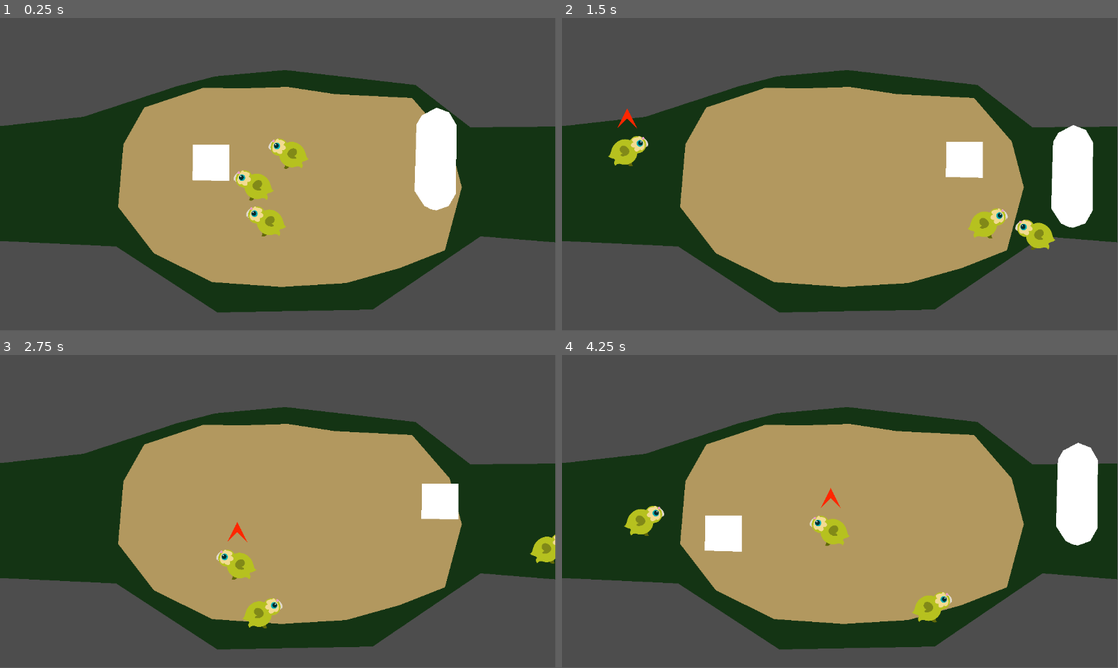
Above: before the commit, frames 1-4 (two rows, left to right).
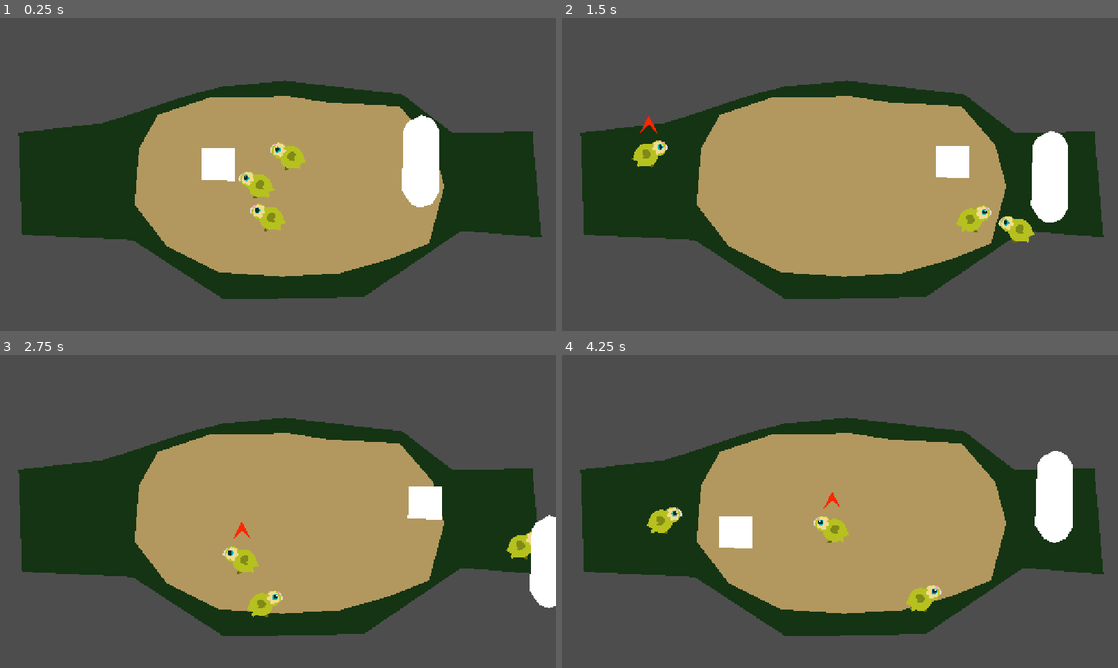
Above: after the commit, the same moments.

Repository: marcovicci/kakapogame
Game: Godot game, scene res://old_kakapo_scene.tscn
The game is run twice, just before and just after one commit, with the same random seed, the same clock (stepped at 60 frames per second) and the same inputs. Before the commit the project starts from res://node_2d.tscn.
Inputs (mouse positions are in pixels of both pictures, inside the frame that each line leads up to):
- Up to frame 1 (0.25 s): no input
- Up to frame 2 (1.5 s): move the mouse to (962, 158) at 0.52 s; hold Right (ui_right) 0.53-1.28 s; hold Z (whistle) 0.53-1.28 s; tap X (target) at 0.6 s; move the mouse to (728, 190) at 1.27 s; hold Down (ui_down) from 1.28 s (still down); tap Z (whistle) at 1.35 s
- Up to frame 3 (2.75 s): tap X (target) at 1.55, 2.1 s; move the mouse to (333, 442) at 2.02 s; release Down (ui_down) at 2.03 s; hold Right (ui_right) from 2.03 s (still down); hold Z (whistle) from 2.03 s (still down)
- Up to frame 4 (4.25 s): move the mouse to (812, 574) at 2.77 s; release Right (ui_right) at 2.78 s; release Z (whistle) at 2.78 s; hold Up (ui_up) 2.78-3.53 s; tap Z (whistle) at 2.85 s; tap X (target) at 3.05, 3.6 s; move the mouse to (1006, 558) at 3.52 s; hold Left (ui_left) from 3.53 s (still down); hold Z (whistle) from 3.53 s (still down)
In our replay, the window is 799x449 before the commit and 800x450 after it. These sizes can differ from the game's own. Grey fills any space a smaller window leaves; there, only what the larger window draws over its background counts as a difference.

The runs differ from the first frame. In frame 1, 17% of the frame differs, in the area x 0-100%, y 16-94%; in frame 2, 20%; in frame 3, 18%; in frame 4, 20%.

Commit message:
Building a new scene, returning to point-and-click roots :) New Camera_Target object; can be linked to a "Movement Button" object which tweens the camera to the target's location

Diff:
--- /dev/null
+++ b/Camera_Tweening.gd
@@ -0,0 +1,15 @@
+extends Camera2D
+
+@export var Camera_Target : Vector2
+@export var Lerp_Speed : float
+@export var Zoom_Level : Vector2
+
+func _process(delta):
+	if (self.position != Camera_Target):
+		self.position = self.position.lerp(Camera_Target, Lerp_Speed)
+	if (self.zoom != Zoom_Level):
+		self.zoom = self.zoom.lerp(Zoom_Level, Lerp_Speed)
+
+func update_target(node, zoomlevel):
+	Camera_Target = node.position
+	Zoom_Level = zoomlevel
--- /dev/null
+++ b/arrow_button.gd
@@ -0,0 +1,7 @@
+extends Button
+
+@export var Camera_Target : Node2D
+
+func _on_button_down():
+	Camera_Target.activate()
+	print(Camera_Target)
--- /dev/null
+++ b/camera_target.gd
@@ -0,0 +1,11 @@
+extends Node2D
+
+@export var Zoom_Level : float
+@export var Camera : Camera2D
+var Zoom_Level_Vector : Vector2
+
+func _ready():
+	Zoom_Level_Vector = Vector2(Zoom_Level,Zoom_Level)
+
+func activate():
+	Camera.update_target(self,Zoom_Level_Vector)
--- /dev/null
+++ b/camera_target.tscn
@@ -0,0 +1,7 @@
+[gd_scene load_steps=2 format=3 uid="uid://fb0i8co3wche"]
+
+[ext_resource type="Script" uid="uid://dmfocm8kjbcxs" path="res://camera_target.gd" id="1_05cio"]
+
+[node name="Camera_Target" type="Node2D" node_paths=PackedStringArray("Camera")]
+script = ExtResource("1_05cio")
+Camera = NodePath("")
--- a/dog.gd
+++ b/dog.gd
@@ -37,8 +37,10 @@
 				navigation_agent.set_target_position(destination)
 			dog_state.CHASING:
 				print("Chasing");
+				# TODO : Get position of target kakapo and head towards it
 			dog_state.GUARDING:
 				print("Guarding");
+				# Circling around the player
 
 	# Do not query when the map has never synchronized and is empty.
 	if NavigationServer2D.map_get_iteration_id(navigation_agent.get_navigation_map()) == 0:
--- a/kakapo.gd
+++ b/kakapo.gd
@@ -7,6 +7,8 @@
 	FREEZE,
 	EATING,
 	FLEEING,
+	CHASED,
+	TAME,
 }
 
 @export_category("Stats")
@@ -44,8 +46,14 @@
 				moving = false;
 			kakapo_state.FLEEING:
 				print("Fleeing");
-				# TODO : Find player position, run a line between kakapo and player positon, and reverse it to run away
-
+				# TODO : Find player position, run a line between kakapo and player positon, and reverse it to run away?
+				# OR : Find hiding spots around the map, find which one is closer to kakapo and farther from player?
+			kakapo_state.CHASED:
+				print("Chased");
+				# TODO Get barked at! Move away from dog's position.
+			kakapo_state.TAME:
+				print("Tame");
+				# Moving slowly when they get near you, will stay peacefully near in certain radius
 	# Do not query when the map has never synchronized and is empty.
 	if NavigationServer2D.map_get_iteration_id(navigation_agent.get_navigation_map()) == 0:
 		return
--- /dev/null
+++ b/materials/Scaled_Asset.gd
@@ -0,0 +1,18 @@
+extends Sprite2D
+
+@onready var viewportWidth = get_tree().root.size.x
+@onready var viewportHeight = get_tree().root.size.y
+
+@onready var assetScale = viewportWidth / self.texture.get_size().x
+
+func _ready() -> void:
+	self.set_position(Vector2(viewportWidth/2, viewportHeight/2))
+	self.set_scale(Vector2(assetScale, assetScale))
+	get_tree().get_root().size_changed.connect(updateSize)
+
+func updateSize():
+	viewportWidth = get_tree().root.size.x
+	viewportHeight = get_tree().root.size.y
+	assetScale = viewportWidth / self.texture.get_size().x
+	self.set_position(Vector2(viewportWidth/2, viewportHeight/2))
+	self.set_scale(Vector2(assetScale, assetScale))
--- /dev/null
+++ b/materials/blur.gdshader
@@ -0,0 +1,10 @@
+shader_type canvas_item;
+
+uniform float blur_amount : hint_range(0.0, 8.0) = 2.0;
+
+uniform sampler2D screen_texture : hint_screen_texture, filter_linear_mipmap;
+
+void fragment() {
+	vec4 color = textureLod(screen_texture, SCREEN_UV, blur_amount);
+	COLOR = color;
+}
--- /dev/null
+++ b/materials/blur.tres
@@ -0,0 +1,7 @@
+[gd_resource type="ShaderMaterial" load_steps=2 format=3 uid="uid://4l6kixg8mguk"]
+
+[ext_resource type="Shader" uid="uid://cefexlj072i3i" path="res://materials/blur.gdshader" id="1_nrgi3"]
+
+[resource]
+shader = ExtResource("1_nrgi3")
+shader_parameter/blur_amount = 2.0
--- /dev/null
+++ b/moose.tscn
@@ -0,0 +1,18 @@
+[gd_scene load_steps=3 format=3 uid="uid://ctxh7eso2bhnl"]
+
+[ext_resource type="Script" uid="uid://dsqure1im707a" path="res://character_body_2d.gd" id="1_m65lv"]
+
+[sub_resource type="CircleShape2D" id="CircleShape2D_0hol4"]
+radius = 43.4166
+
+[node name="Moose" type="CharacterBody2D"]
+motion_mode = 1
+script = ExtResource("1_m65lv")
+
+[node name="Polygon2D" type="Polygon2D" parent="."]
+z_index = 999
+polygon = PackedVector2Array(-12, 104, 0, 106, 25, 97, 40, 71, 41, -71, 26, -97, 0, -107, -31, -91, -42, -72, -46, 66, -25, 98, -23, 98, -23, 98, -23, 98)
+
+[node name="CollisionShape2D" type="CollisionShape2D" parent="."]
+position = Vector2(-1, 61)
+shape = SubResource("CircleShape2D_0hol4")
--- /dev/null
+++ b/movement_button.tscn
@@ -0,0 +1,17 @@
+[gd_scene load_steps=3 format=3 uid="uid://cbujm7uciqptt"]
+
+[ext_resource type="Texture2D" uid="uid://bxjjhbha04n76" path="res://images/white_arrow.png" id="1_k8w0u"]
+[ext_resource type="Script" uid="uid://tfdpruma1y3s" path="res://arrow_button.gd" id="2_qrfcw"]
+
+[node name="Movement Button" type="Button"]
+offset_left = 323.75
+offset_top = 74.25
+offset_right = 486.75
+offset_bottom = 237.25
+button_mask = 7
+icon = ExtResource("1_k8w0u")
+flat = true
+icon_alignment = 1
+script = ExtResource("2_qrfcw")
+
+[connection signal="button_down" from="." to="." method="_on_button_down"]
--- a/node_2d.tscn
+++ b/old_kakapo_scene.tscn
@@ -1,9 +1,9 @@
-[gd_scene load_steps=8 format=3 uid="uid://cqp6u1e135181"]
+[gd_scene load_steps=7 format=3 uid="uid://cqp6u1e135181"]
 
-[ext_resource type="Script" uid="uid://bjkl4djwpqjv1" path="res://whistle.gd" id="1_wtcfe"]
-[ext_resource type="PackedScene" uid="uid://wm08r685lm7" path="res://kakapo.tscn" id="2_0hol4"]
-[ext_resource type="Script" uid="uid://dsqure1im707a" path="res://character_body_2d.gd" id="4_0hol4"]
-[ext_resource type="Script" uid="uid://b7tuldw0g2pso" path="res://dog.gd" id="4_q6r6c"]
+[ext_resource type="Script" uid="uid://bjkl4djwpqjv1" path="res://whistle.gd" id="1_ie775"]
+[ext_resource type="PackedScene" uid="uid://wm08r685lm7" path="res://kakapo.tscn" id="2_r55bn"]
+[ext_resource type="Script" uid="uid://b7tuldw0g2pso" path="res://dog.gd" id="3_7o235"]
+[ext_resource type="PackedScene" uid="uid://ctxh7eso2bhnl" path="res://moose.tscn" id="4_povt6"]
 
 [sub_resource type="NavigationPolygon" id="NavigationPolygon_kdubu"]
 vertices = PackedVector2Array(4003.33, -643.477, 4003.33, 975.719, 2817.45, 869.727, 2629.78, -663.391, -3825.54, 963.359, -3950.06, 938.438, -3963.25, -657.438, -2664.54, -763.477, -2270.17, 1003.41, 1203.64, 1916.69, -870.359, 1943.3, -1377.72, -1223.52, 200.039, -1389.95, 1922.75, -1223.67)
@@ -12,13 +12,10 @@
 
 [sub_resource type="CircleShape2D" id="CircleShape2D_kdubu"]
 
-[sub_resource type="CircleShape2D" id="CircleShape2D_0hol4"]
-radius = 43.4166
-
 [node name="root" type="Node2D"]
 
 [node name="Whistle" type="Node2D" parent="."]
-script = ExtResource("1_wtcfe")
+script = ExtResource("1_ie775")
 
 [node name="Camera2D" type="Camera2D" parent="."]
 
@@ -67,14 +64,5 @@
 position = Vector2(222, 26)
 polygon = PackedVector2Array(-261, -31, -261, -64, -185, -64, -185, -27, -185, 11, -262, 9)
 
-[node name="Moose" type="CharacterBody2D" parent="."]
+[node name="Moose" parent="." instance=ExtResource("4_povt6")]
 position = Vector2(330, -31)
-motion_mode = 1
-script = ExtResource("4_0hol4")
-
-[node name="Polygon2D" type="Polygon2D" parent="Moose"]
-polygon = PackedVector2Array(-12, 104, 0, 106, 25, 97, 40, 71, 41, -71, 26, -97, 0, -107, -31, -91, -42, -72, -46, 66, -25, 98, -23, 98, -23, 98, -23, 98)
-
-[node name="CollisionShape2D" type="CollisionShape2D" parent="Moose"]
-position = Vector2(-1, 61)
-shape = SubResource("CircleShape2D_0hol4")
--- a/project.godot
+++ b/project.godot
@@ -14,6 +14,12 @@
 run/main_scene="uid://cqp6u1e135181"
 config/features=PackedStringArray("4.4", "GL Compatibility")
 config/icon="res://icon.svg"
+
+[display]
+
+window/size/viewport_width=1280
+window/size/viewport_height=720
+window/stretch/mode="canvas_items"
 
 [editor]
 
--- /dev/null
+++ b/test_scene.gdshader
@@ -0,0 +1,14 @@
+shader_type canvas_item;
+
+void vertex() {
+	// Called for every vertex the material is visible on.
+}
+
+void fragment() {
+	// Called for every pixel the material is visible on.
+}
+
+//void light() {
+//	// Called for every pixel for every light affecting the CanvasItem.
+//	// Uncomment to replace the default light processing function with this one.
+//}
--- /dev/null
+++ b/test_scene.tscn
@@ -0,0 +1,75 @@
+[gd_scene load_steps=8 format=3 uid="uid://bjdpa1w0kqg42"]
+
+[ext_resource type="Script" uid="uid://cgx3rma1cdvx2" path="res://Camera_Tweening.gd" id="1_2nij2"]
+[ext_resource type="Texture2D" uid="uid://c5t02mbm87fag" path="res://images/Assets_Sky.png" id="1_sasra"]
+[ext_resource type="Script" uid="uid://dj3eo434vtgrb" path="res://materials/Scaled_Asset.gd" id="2_coq8p"]
+[ext_resource type="PackedScene" uid="uid://ctxh7eso2bhnl" path="res://moose.tscn" id="3_2nij2"]
+[ext_resource type="Texture2D" uid="uid://ms7tswf5t2i" path="res://images/whitebox.png" id="4_coq8p"]
+[ext_resource type="PackedScene" uid="uid://fb0i8co3wche" path="res://camera_target.tscn" id="6_7cbxl"]
+[ext_resource type="PackedScene" uid="uid://cbujm7uciqptt" path="res://movement_button.tscn" id="7_8pr8v"]
+
+[node name="Test_Scene" type="Node2D"]
+
+[node name="Camera2D" type="Camera2D" parent="."]
+position = Vector2(761, -118)
+script = ExtResource("1_2nij2")
+Camera_Target = Vector2(784, 13)
+Lerp_Speed = 0.02
+Zoom_Level = Vector2(0.5, 0.5)
+
+[node name="AssetsSky" type="Sprite2D" parent="."]
+texture = ExtResource("1_sasra")
+script = ExtResource("2_coq8p")
+
+[node name="Moose" parent="." instance=ExtResource("3_2nij2")]
+z_index = 999
+z_as_relative = false
+position = Vector2(116, 399)
+
+[node name="Camera_Target" parent="." node_paths=PackedStringArray("Camera") instance=ExtResource("6_7cbxl")]
+position = Vector2(784, 13)
+Zoom_Level = 0.5
+Camera = NodePath("../Camera2D")
+
+[node name="Camera_Target2" parent="." node_paths=PackedStringArray("Camera") instance=ExtResource("6_7cbxl")]
+position = Vector2(2766, 537)
+Zoom_Level = 0.5
+Camera = NodePath("../Camera2D")
+
+[node name="island" type="Node2D" parent="."]
+position = Vector2(-83, -580)
+scale = Vector2(4, 4)
+
+[node name="Whitebox" type="Sprite2D" parent="island"]
+modulate = Color(0.282353, 0.490196, 0.270588, 1)
+position = Vector2(470.69, 219.37)
+scale = Vector2(4.7369, 2.2137)
+texture = ExtResource("4_coq8p")
+
+[node name="Whitebox2" type="Sprite2D" parent="island"]
+modulate = Color(1, 0.847059, 0.243137, 1)
+z_as_relative = false
+position = Vector2(209.69, 164.37)
+scale = Vector2(2.04699, 1.42084)
+texture = ExtResource("4_coq8p")
+
+[node name="Whitebox3" type="Sprite2D" parent="island"]
+modulate = Color(1, 0.795962, 0.993177, 1)
+position = Vector2(713.69, 269.37)
+scale = Vector2(2.04699, 1.42084)
+texture = ExtResource("4_coq8p")
+
+[node name="Movement Button" parent="island" node_paths=PackedStringArray("Camera_Target") instance=ExtResource("7_8pr8v")]
+scale = Vector2(0.573418, 0.573418)
+action_mode = 0
+Camera_Target = NodePath("../../Camera_Target2")
+
+[node name="Movement Button2" parent="island" node_paths=PackedStringArray("Camera_Target") instance=ExtResource("7_8pr8v")]
+offset_left = 586.5
+offset_top = 306.5
+offset_right = 749.5
+offset_bottom = 469.5
+rotation = 3.52554
+scale = Vector2(0.573418, 0.573418)
+action_mode = 0
+Camera_Target = NodePath("../../Camera_Target")
Not shown, added: Camera_Tweening.gd.uid
Not shown, added: arrow_button.gd.uid
Not shown, added: camera_target.gd.uid
Binary file added: images/white_arrow.png
Not shown, added: images/white_arrow.png.import
Binary file added: images/whitebox.png
Not shown, added: images/whitebox.png.import
Not shown, added: materials/Scaled_Asset.gd.uid
Not shown, added: materials/blur.gdshader.uid
Not shown: 2 places in old_kakapo_scene.tscn that only renumber resources
Not shown, added: test_scene.gdshader.uid
